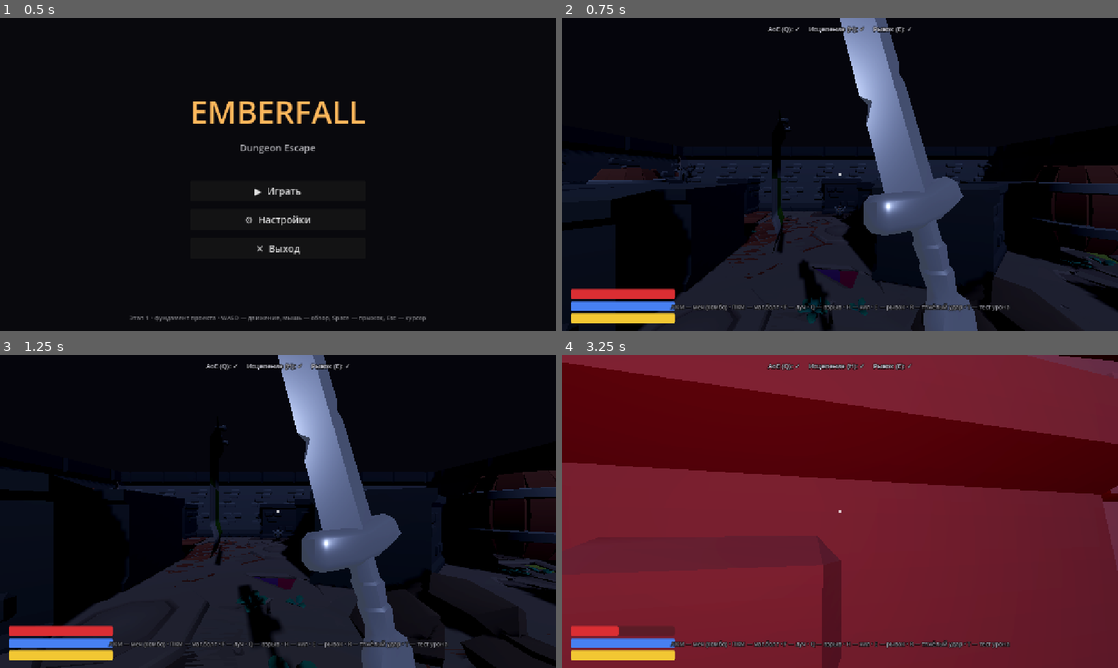
Above: before the commit, frames 1-4 (two rows, left to right).
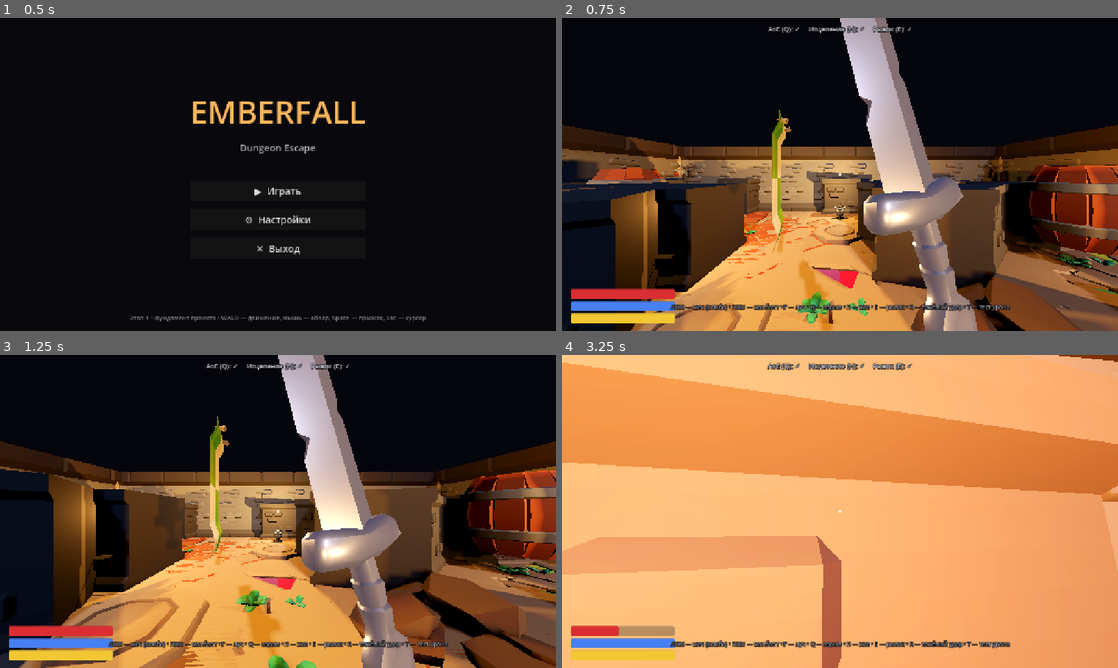
Above: after the commit, the same moments.

Repository: maksummatatov10-spec1231/AgentNeyro
Game: Godot game, scene res://scenes/ui/main_menu.tscn
Two runs of this game, one before a commit and one after it. Both use one fixed random seed, a clock stepped at 60 frames per second and the inputs below.
Inputs (mouse positions are in pixels of both pictures, inside the frame that each line leads up to):
- Up to frame 1 (0.5 s): no input
- Up to frame 2 (0.75 s): click "▶ Играть" at 0.5 s
- Up to frame 3 (1.25 s): no input
- Up to frame 4 (3.25 s): tap Enter at 1.25 s; move the mouse to (867, 511) at 1.27 s; hold W (move_forward) from 1.28 s (still down); tap T (test_self_damage) at 1.35, 2.3, 3.05 s; click (867, 511) at 1.42 s; tap Space (jump) at 1.52, 2.27 s; move the mouse to (812, 511) at 2.02 s; tap R (attack_heavy) at 2.1 s; move the mouse to (851, 505) at 2.77 s; click (851, 505) at 2.85 s

Frame 1 is identical in both runs. In frame 2, 54% of the frame differs, in the area x 0-100%, y 0-100%; in frame 3, 57%; in frame 4, 98%.
Error before the commit: Invalid assignment of property or key 'range' with value of type 'float' on a base object of type 'OmniLight3D'. (res://scripts/world/dungeon_builder.gd:191)

Commit message:
fix(stage2.3): OmniLight3D.range → omni_range (Godot 4) + предупреждения
- dungeon_builder.gd:191 ОШИБКА 'Invalid assignment range' — в Godot 4 у
  OmniLight3D свойство omni_range (range было в Godot 3) → исправлено
- dungeon_builder.gd:43 SHADOWED_VARIABLE — 'var name' затенял Node.name → tile_name
- player_controller.gd:303 UNUSED_PARAMETER — source_pos → _source_pos

Co-authored-by: arena-agent <297053741+arena-agent@users.noreply.github.com>

Diff:
--- a/scripts/player/player_controller.gd
+++ b/scripts/player/player_controller.gd
@@ -300,7 +300,7 @@
 	EventBus.ability_cast.emit("dash")
 
 # ---------------- УРОН ИГРОКА ----------------
-func take_damage(amount: float, source_pos: Vector3) -> void:
+func take_damage(amount: float, _source_pos: Vector3) -> void:
 	if _invuln or hp <= 0.0:
 		return
 	hp = max(0.0, hp - amount)
--- a/scripts/world/dungeon_builder.gd
+++ b/scripts/world/dungeon_builder.gd
@@ -40,19 +40,19 @@
 	var fname := dir.get_next()
 	while fname != "":
 		if fname.to_lower().ends_with(".fbx"):
-			var name := fname.get_basename().to_lower()
+			var tile_name := fname.get_basename().to_lower()
 			var path := DUNGEON_DIR + "/" + fname
-			if name.begins_with("floor"):
+			if tile_name.begins_with("floor"):
 				floor_tiles.append(path)
-			elif name.begins_with("wall"):
+			elif tile_name.begins_with("wall"):
 				wall_tiles.append(path)
-			elif name.begins_with("column") or name.begins_with("pillar"):
+			elif tile_name.begins_with("column") or tile_name.begins_with("pillar"):
 				column_tiles.append(path)
-			elif name.begins_with("torch"):
+			elif tile_name.begins_with("torch"):
 				torch_tiles.append(path)
-			elif name.begins_with("barrel") or name.begins_with("box") or name.begins_with("crate") \
-				or name.begins_with("banner") or name.begins_with("chest") or name.begins_with("barrier") \
-				or name.begins_with("rubble") or name.begins_with("barrier"):
+			elif tile_name.begins_with("barrel") or tile_name.begins_with("box") or tile_name.begins_with("crate") \
+				or tile_name.begins_with("banner") or tile_name.begins_with("chest") or tile_name.begins_with("barrier") \
+				or tile_name.begins_with("rubble"):
 				prop_tiles.append(path)
 		fname = dir.get_next()
 	dir.list_dir_end()
@@ -188,7 +188,7 @@
 	light.position = pos
 	light.light_color = Color(1.0, 0.66, 0.32)
 	light.light_energy = 3.0
-	light.range = 14.0
+	light.omni_range = 14.0
 	light.shadow_enabled = true
 	add_child(light)
 
Not shown, removed: EMBERFALL_stage2.2.zip
Not shown, added: EMBERFALL_stage2.3.zip
